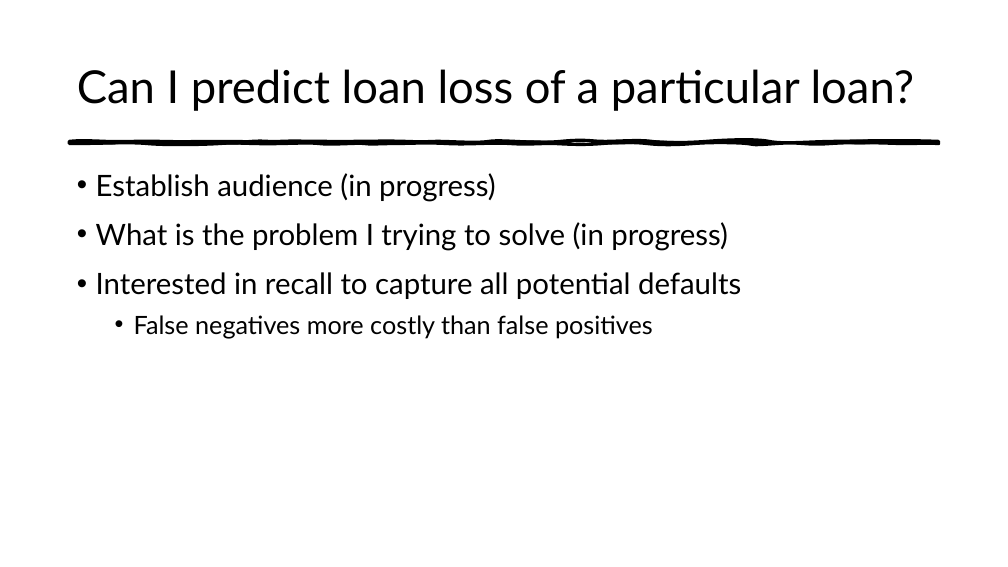
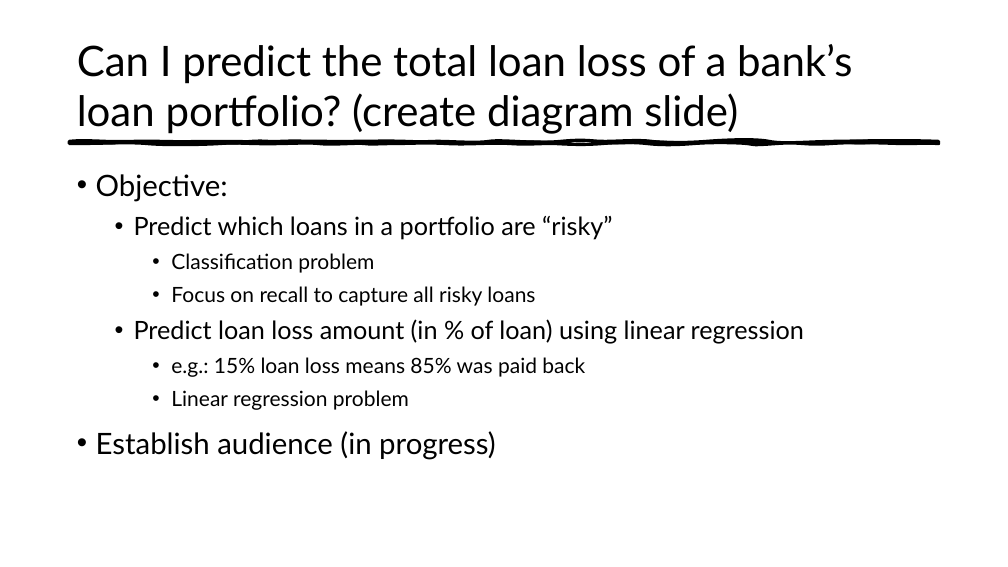
Before and after one commit to mdominguez2010/Loan-Loss, a slide deck: slide 2 of presentation/mvp .pptx. Drawn at 1008x567 pixels with LibreOffice and Linux fonts; fonts in the diff are those of the drawing. Boxes give left, top, right and bottom in pixels: in the first picture for what was removed or moved away, otherwise in the second. Text is boxed around its words. In the diff, an @@ line names an element or a change of style, - is before the commit and + after.

```diff
--- a/presentation/mvp .pptx
+++ b/presentation/mvp .pptx
@@ title at [77,44,852,134]: text changed; size 43.2 to 40 pt @@
-Can I predict loan loss of a particular loan?
+Can I predict the total loan loss of a bank’s loan portfolio? (create diagram slide)
@@ text at [96,174,804,410]: paragraphs added @@
+• Objective:
+  • Predict which loans in a portfolio are “risky”
+    • Classification problem
+    • Focus on recall to capture all risky loans
+  • Predict loan loss amount (in % of loan) using linear regression
+    • e.g.: 15% loan loss means 85% was paid back
+    • Linear regression problem
@@ text at [96,222,741,338]: paragraphs removed @@
-• What is the problem I trying to solve (in progress)
-• Interested in recall to capture all potential defaults
-  • False negatives more costly than false positives
```
Also in this commit, not shown: 7 other slides changed, 2 slides added, 1 slide removed, 1 other file.
